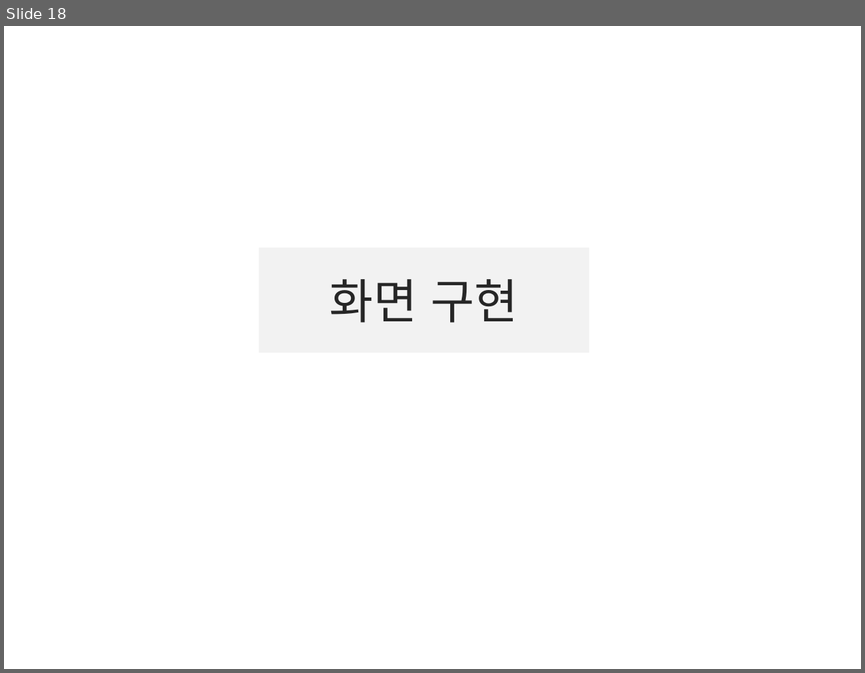
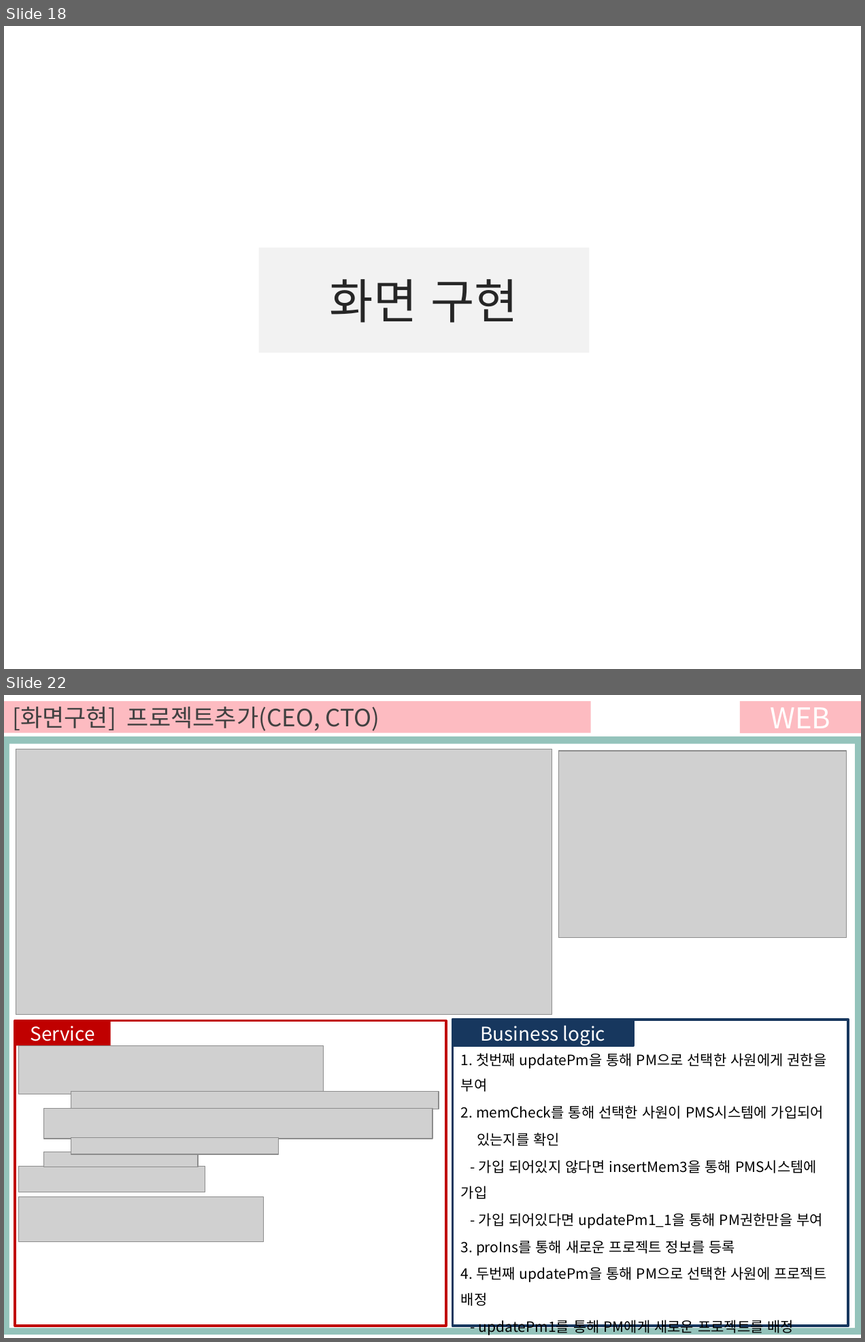
Before and after one commit to ezenteam03/project06, a slide deck: WebContent/HANA/PPT/0608 전현규.pptx. Shown one above the other, each under a label of ours: slide 18 before the commit, slides 18 and 22 after it; the slides between them are not shown. The pictures are 865x673 and 865x1342 pixels, drawn with LibreOffice and Linux fonts; fonts in the diff are those of the drawing; grey boxes stand for pictures. Boxes give left, top, right and bottom in pixels: in the first picture for what was removed or moved away, otherwise in the second. Text is boxed around its words. In the diff, an @@ line names an element or a change of style, - is before the commit and + after.

```diff
--- a/WebContent/HANA/PPT/0608 전현규.pptx
+++ b/WebContent/HANA/PPT/0608 전현규.pptx
@@ slide 22 added at box(4, 695, 861, 1338), background #FFFFFF @@
@@ rectangle added at box(4, 701, 591, 732), fill #FDBBC1, 20 pt, text #404040 @@
+[화면구현] 프로젝트추가(CEO, CTO)
@@ rectangle added at box(740, 701, 861, 732), fill #FDBBC1, 24 pt, text #FFFFFF @@
+WEB
@@ rectangle added at box(4, 736, 861, 1334), fill #94C3BB @@
@@ rectangle added at box(9, 744, 854, 1327), fill #FFFFFF @@
@@ picture added at box(16, 749, 552, 1015) @@
@@ picture added at box(558, 751, 845, 938) @@
@@ rectangle added at box(15, 1021, 446, 1325), outline #C00000 2 pt @@
@@ rectangle added at box(15, 1021, 111, 1045), fill #C00000, 16 pt, text #FFFFFF @@
+Service
@@ rectangle added at box(452, 1020, 848, 1325), fill #FFFFFF, outline #17375E 2.25 pt, 12 pt, text #000000 @@
+1. 첫번째 updatePm을 통해 PM으로 선택한 사원에게 권한을 부여
+2. memCheck를 통해 선택한 사원이 PMS시스템에 가입되어
+있는지를 확인
+- 가입 되어있지 않다면 insertMem3을 통해 PMS시스템에 가입
+- 가입 되어있다면 updatePm1_1을 통해 PM권한만을 부여
+3. proIns를 통해 새로운 프로젝트 정보를 등록
+4. 두번째 updatePm을 통해 PM으로 선택한 사원에 프로젝트 배정
+- updatePm1를 통해 PM에게 새로운 프로젝트를 배정
+- updatePm4를 통해 새로운 프로젝트의 PM을 선택한 사원으로
+설정
@@ rectangle added at box(452, 1021, 633, 1045), fill #17375E, outline #17375E 2.25 pt, 16 pt, text #FFFFFF @@
+Business logic
@@ picture added at box(18, 1045, 323, 1093) @@
@@ picture added at box(71, 1091, 439, 1109) @@
@@ picture added at box(44, 1108, 432, 1138) @@
@@ picture added at box(71, 1137, 279, 1153) @@
@@ picture added at box(44, 1152, 198, 1167) @@
@@ picture added at box(18, 1166, 205, 1192) @@
@@ picture added at box(18, 1196, 263, 1241) @@
```
Also in this commit, not shown: 9 slides changed, 4 other slides added, 7 slides removed, 32 other files.
